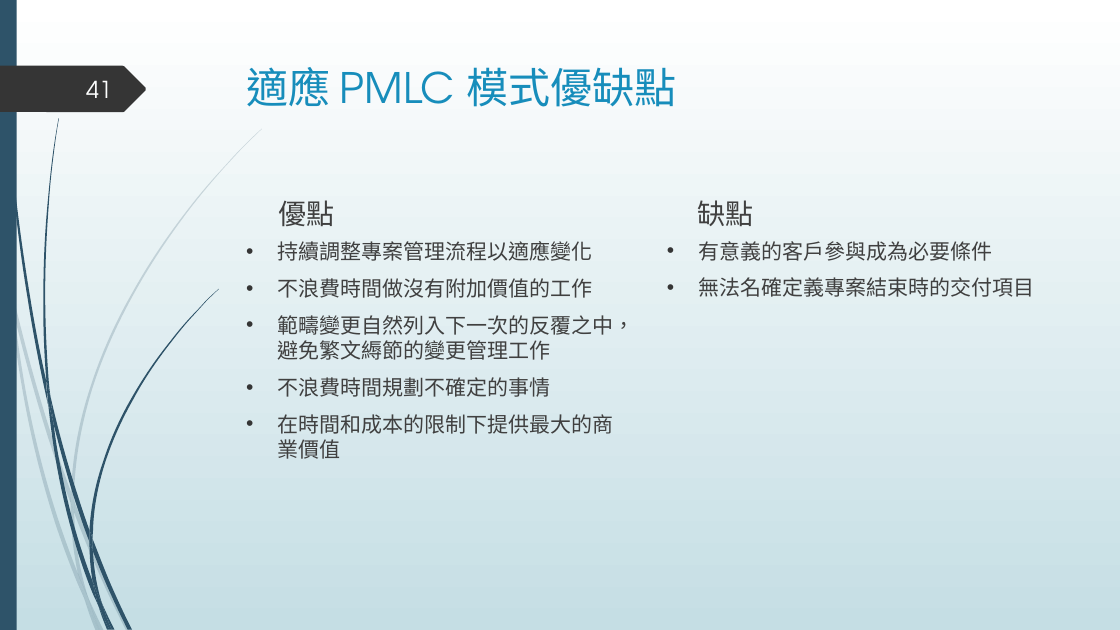
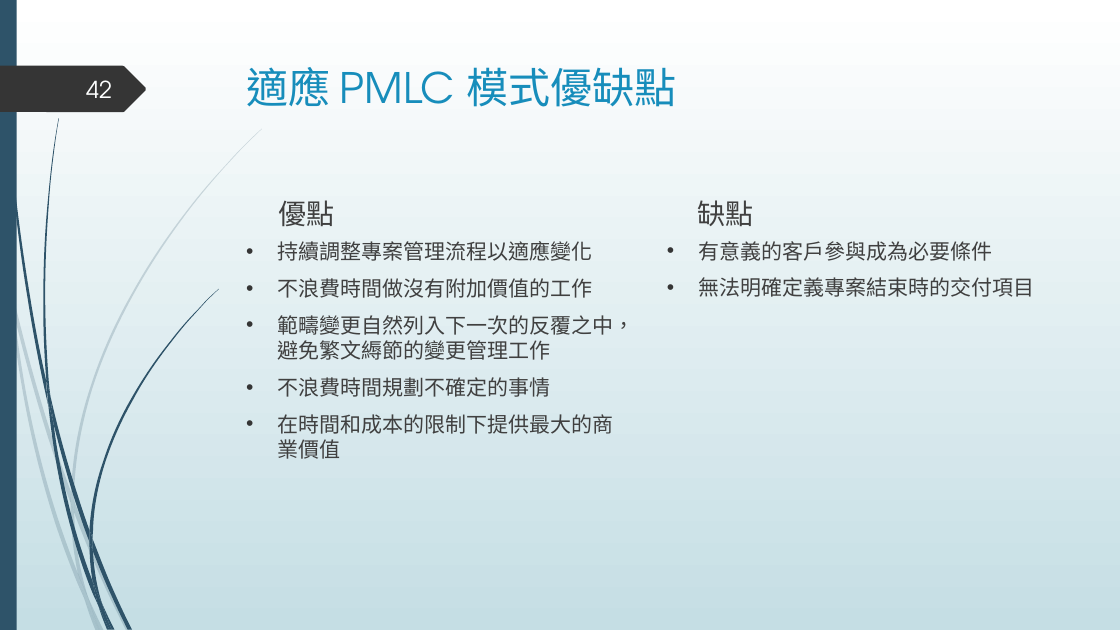
Before and after one commit to ywdeng/uscojywdeng, a slide deck: slide 42 of src/assets/1091/ProjectManagement/CH04/04.pptx (slide 41 before the commit). Drawn at 1120x630 pixels with LibreOffice and Linux fonts; fonts in the diff are those of the drawing. Boxes give left, top, right and bottom in pixels: in the first picture for what was removed or moved away, otherwise in the second. Text is boxed around its words. In the diff, an @@ line names an element or a change of style, - is before the commit and + after.

```diff
--- a/src/assets/1091/ProjectManagement/CH04/04.pptx
+++ b/src/assets/1091/ProjectManagement/CH04/04.pptx
@@ page number at (x1=86, y1=80, x2=112, y2=98): text changed @@
-41
+42
@@ text at (x1=698, y1=277, x2=1034, y2=297): text changed @@
-• 無法名確定義專案結束時的交付項目
+• 無法明確定義專案結束時的交付項目
```
Also in this commit, not shown: 11 other slides changed, 3 slides added.
